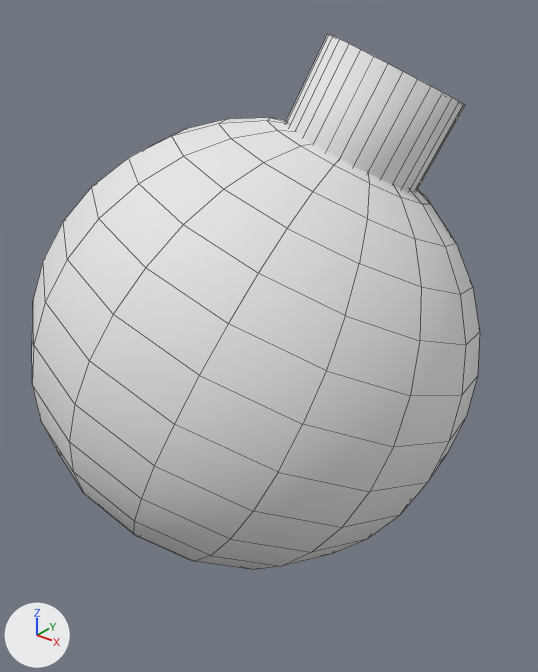
Renders of the FBX model content/dota_addons/fest_decor/modelbaublestillsmooth.fbx from each side of a commit.
Before and after are seen from a 50 mm camera at (1.96, -2.43, 3.13) aimed at (0.0, 0.01, 1.62). Every picture has the same lights, and +X, +Y and +Z are marked at lower left. Mesh edges are drawn as thin lines.
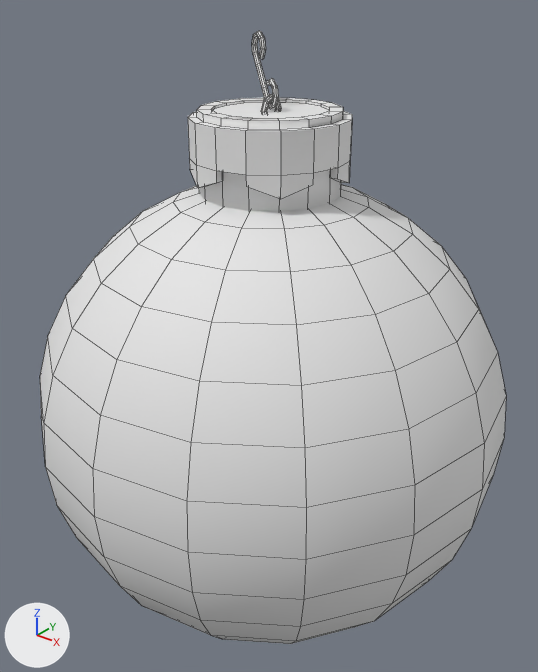
Boxes [x1, y1, x2, y2] around the edits, measured in the pictures (538 x 672 px; the box of a moved part takes in the faces that stretch with it):
'Sphere', reshaped, moved, turned, rescaled
    before: [32, 34, 480, 570]
    after: [40, 31, 506, 644]
part 1 of me_sphere, moved or reshaped
    before: [32, 118, 480, 570]
    after: [40, 184, 506, 644]
part 2 of me_sphere, added
    after: [188, 97, 352, 199]
part 3 of me_sphere, added
    after: [252, 31, 278, 109]
part 4 of me_sphere, added
    after: [261, 94, 281, 113]
part 5 of me_sphere, added
    after: [199, 170, 341, 212]
part 6 of me_sphere, deleted
    before: [286, 34, 465, 191]

What changed in the scene script:
```text
Change me_sphere:
    used by ob_sphere; location = (-0.021, -0.063, 1.602); rotation_euler = (0.0, -0.451, -2.371), in degrees (0, -26, -136)
    remove me_sphere.from_pydata(...)  # 306 vertices, 290 faces; spans x -1.0..1.0, y -1.0..1.0, z -1.0..1.32
    add me_sphere.from_pydata(...)  # 608 vertices, 604 faces; spans x -35.73..15.51, y -32.68..12.52, z -22.34..22.26
    me_sphere part 1: the loose piece of 242 vertices spanning x -1.0..1.0, y -1.0..1.0, z -1.0..1.0 is multiplied about its middle by the matrix ((-12.307, 6.96, 17.463), (15.201, -8.596, 14.138), (-11.06, -19.558, 0.0)), then moved by (-13.41, -10.41, -0.04)
    me_sphere part 2: a new loose piece of 142 vertices spanning x 0.02..12.59, y -0.86..12.52, z -6.81..6.93, in mat_modelbaublestillsmooth (white #e7e7e7)
    me_sphere part 3: a new loose piece of 128 vertices spanning x 8.54..15.51, y 6.81..9.31, z -0.34..0.16, in mat_modelbaublestillsmooth (white #e7e7e7)
    me_sphere part 4: a new loose piece of 64 vertices spanning x 7.67..9.69, y 6.51..8.43, z -1.12..1.1, in mat_modelbaublestillsmooth (white #e7e7e7)
    me_sphere part 5: a new loose piece of 32 vertices spanning x -1.43..10.7, y -2.42..10.73, z -6.18..6.22, in mat_modelbaublestillsmooth (white #e7e7e7)
    me_sphere part 6: the loose piece of 64 vertices spanning x -0.31..0.31, y -0.31..0.31, z 0.71..1.32 is deleted
Change ob_sphere:
    ob_sphere.location: (-0.021, -0.063, 1.602) -> (0.012, 0.003, 2.091)
    ob_sphere.rotation_euler: (0.0, -0.451, -2.371) -> (-1.571, 0.89, -0.515)  # degrees (0, -26, -136) -> degrees (-90, 51, -30)
    ob_sphere.scale: (1.0, 1.0, 1.0) -> (-0.0482, -0.0482, -0.0482)
```
